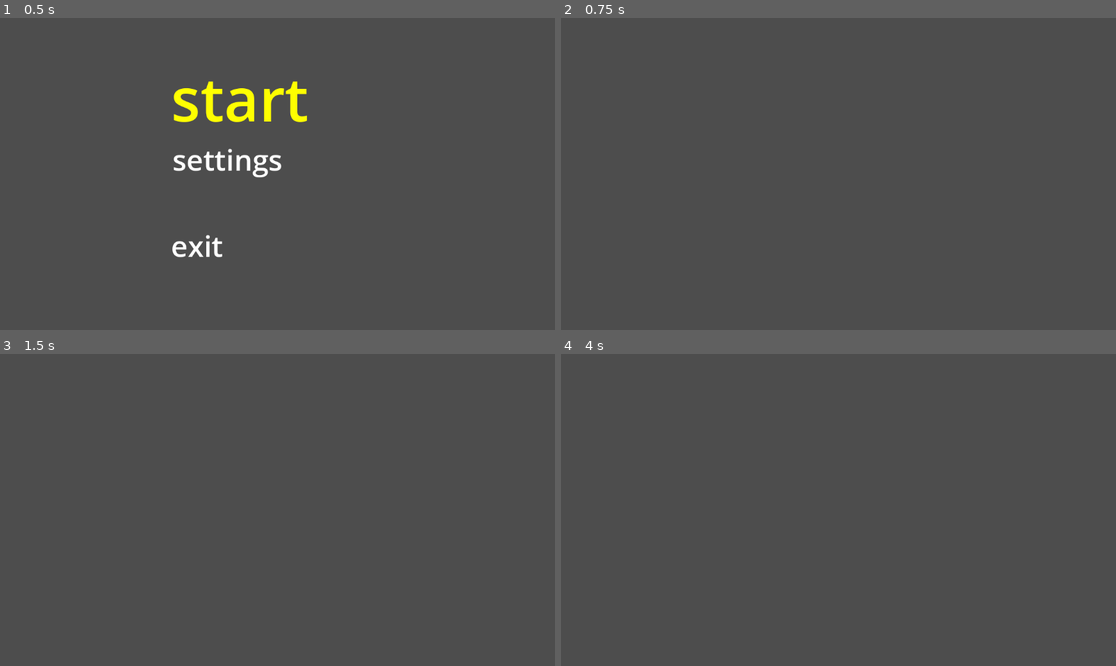
Above: before the commit, frames 1-4 (two rows, left to right).
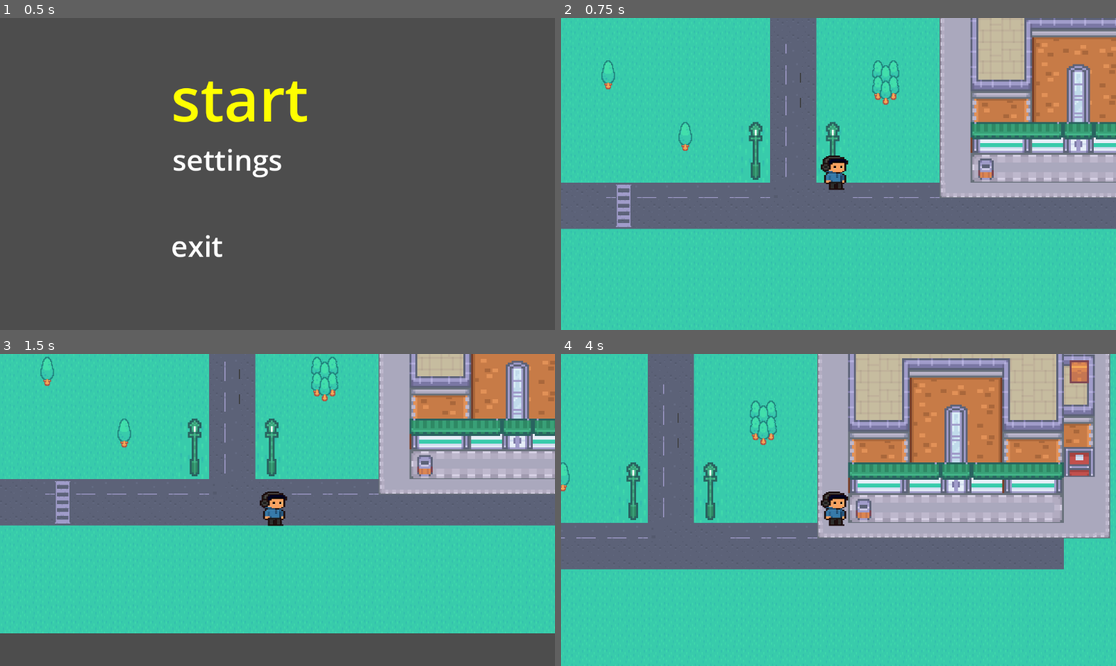
Above: after the commit, the same moments.

Repository: KitsuneNoMegami/T3-Odie-Rebirth-of-the-KPI
Game: Godot game, scene res://scenes/menu/menu.tscn
Same seed, same stepped clock (60 frames per second), same inputs: the game is played once before the commit and once after it.
Inputs (mouse positions are in pixels of both pictures, inside the frame that each line leads up to):
- Up to frame 1 (0.5 s): no input
- Up to frame 2 (0.75 s): tap Enter (accept) at 0.5 s; move the mouse to (960, 158) at 0.52 s; hold Right (right) from 0.53 s (still down); hold Enter (accept) from 0.53 s (still down); click (960, 158) at 0.67 s
- Up to frame 3 (1.5 s): move the mouse to (166, 525) at 1.27 s; release Right (right) at 1.28 s; release Enter (accept) at 1.28 s; hold Down (down) from 1.28 s (still down); tap Enter (accept) at 1.35 s
- Up to frame 4 (4 s): tap Enter (accept) at 2, 2.85, 3.5 s; move the mouse to (894, 441) at 2.02 s; release Down (down) at 2.03 s; hold Right (right) 2.03-2.78 s; hold Enter (accept) 2.03-2.78 s; move the mouse to (810, 572) at 2.77 s; hold Up (up) 2.78-3.53 s; click (810, 572) at 2.92 s; move the mouse to (1005, 556) at 3.52 s; hold Left (left) from 3.53 s (still down); hold Enter (accept) from 3.53 s (still down)

Frame 1 is identical in both runs. In frame 2, 100% of the frame differs, in the area x 0-100%, y 0-100%; in frame 3, 89%; in frame 4, 100%.

Commit message:
merge des deux branches terminées

Diff:
--- a/audit--rebirth-of-the-kpi/scenes/menu/menu.gd
+++ b/audit--rebirth-of-the-kpi/scenes/menu/menu.gd
@@ -39,7 +39,7 @@
 func _trigger_action(i: int) -> void:
 	match i:
 		0:
-			get_tree().change_scene_to_file("res://home.tscn")
+			get_tree().change_scene_to_file("res://scenes/exploration/board/board.tscn")
 		1:
 			print("Settings !")
 		2:
Not shown: 1 places in audit--rebirth-of-the-kpi/home.tscn that only renumber resources
